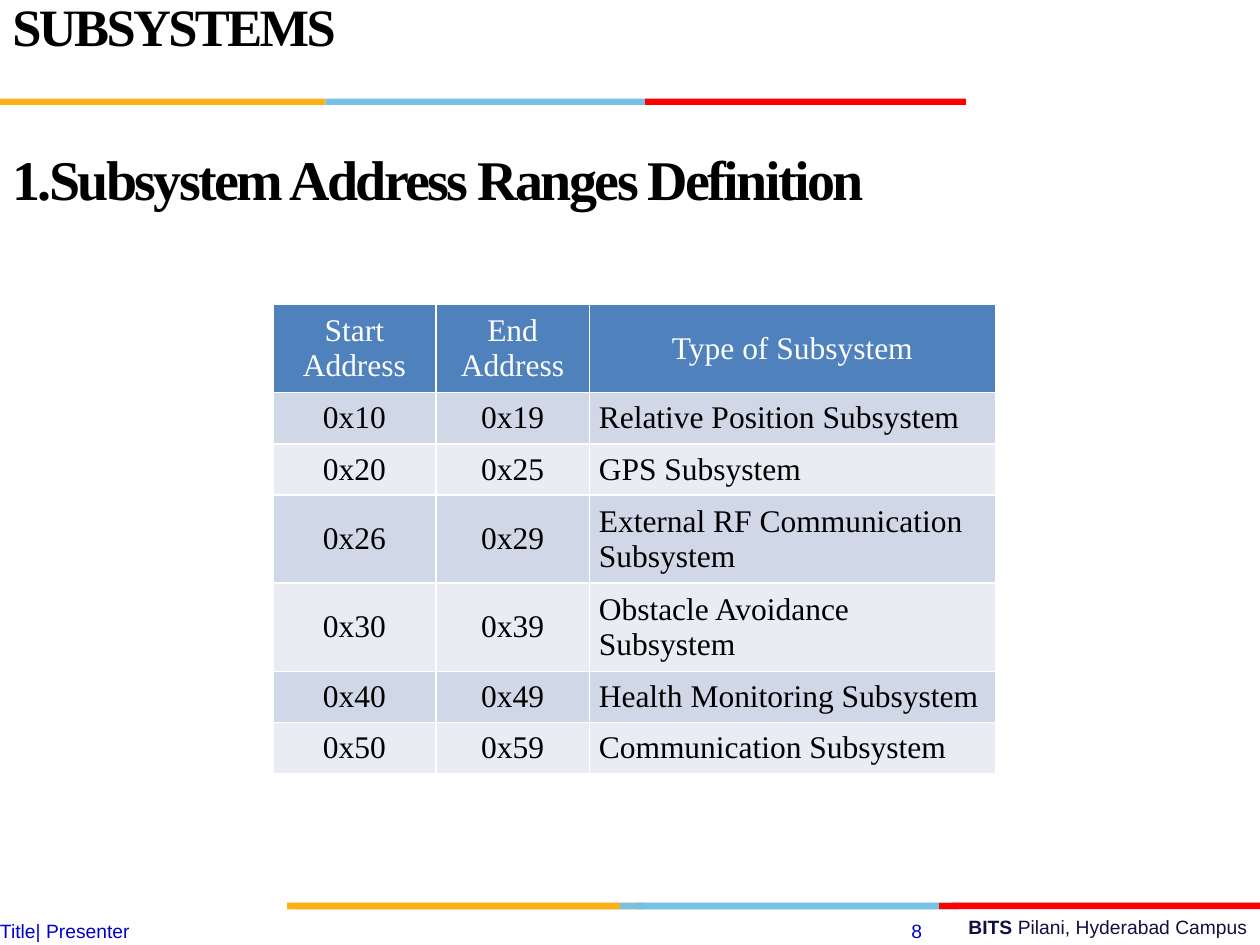
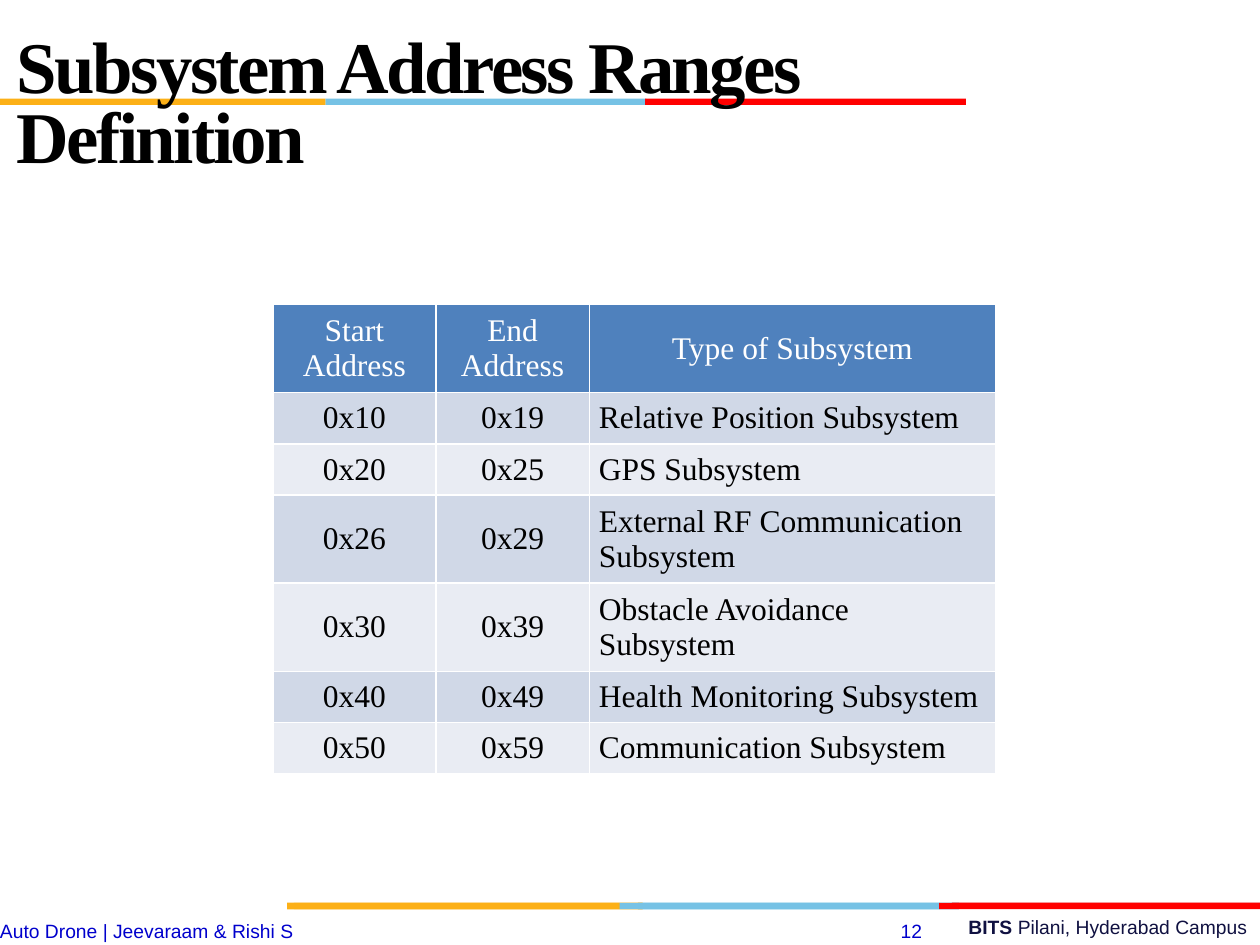
Before and after one commit to jeevaraam/AutoDrone, a slide deck: slide 12 of esd final.pptx (slide 8 before the commit). Drawn at 1260x945 pixels with LibreOffice and Linux fonts; fonts in the diff are those of the drawing; background and template pictures are left out. Boxes give left, top, right and bottom in pixels: in the first picture for what was removed or moved away, otherwise in the second. Text is boxed around its words. In the diff, an @@ line names an element or a change of style, - is before the commit and + after.

```diff
--- a/esd final.pptx
+++ b/esd final.pptx
@@ text at (17,42,802,164): text changed; size 32 to 41.6 pt @@
-SUBSYSTEMS
-1.Subsystem Address Ranges Definition
+Subsystem Address Ranges Definition
@@ text at (0,924,293,939): text changed @@
-Title| Presenter
+Auto Drone | Jeevaraam & Rishi S
@@ page number at (901,924,922,938): text changed @@
-8
+12
```
Also in this commit, not shown: 10 other slides changed, 10 slides added, 2 slides removed.
